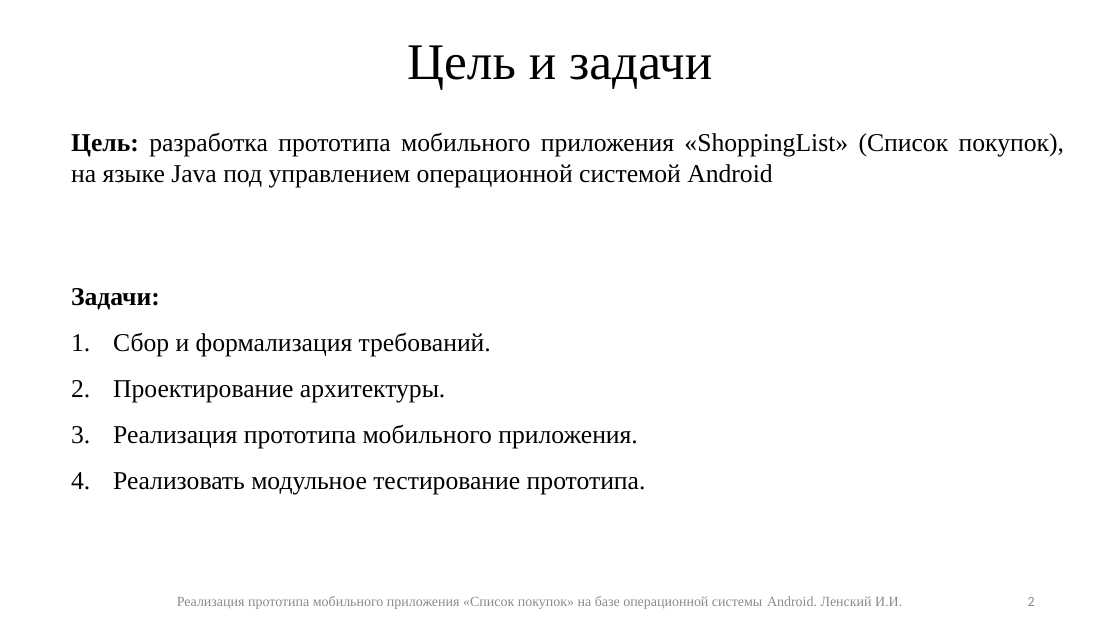
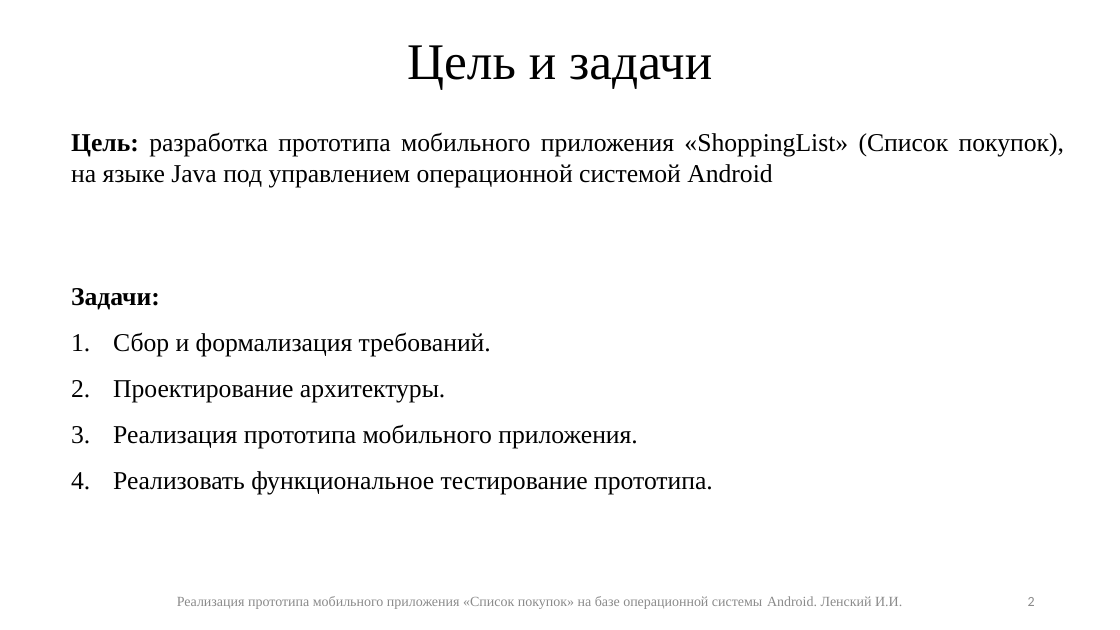
Before and after one commit to IliaLenskii/graduate-work, a slide deck: slide 2 of 3/java-2021-1-Lenskii.pptx. Drawn at 1120x630 pixels with LibreOffice and Linux fonts; fonts in the diff are those of the drawing. Boxes give left, top, right and bottom in pixels: in the first picture for what was removed or moved away, otherwise in the second. Text is boxed around its words. In the diff, an @@ line names an element or a change of style, - is before the commit and + after.

```diff
--- a/3/java-2021-1-Lenskii.pptx
+++ b/3/java-2021-1-Lenskii.pptx
@@ text at (113, 471, 713, 495): text changed @@
-4. Реализовать модульное тестирование прототипа.
+4. Реализовать функциональное тестирование прототипа.
```
Also in this commit, not shown: 1 other slide changed.
